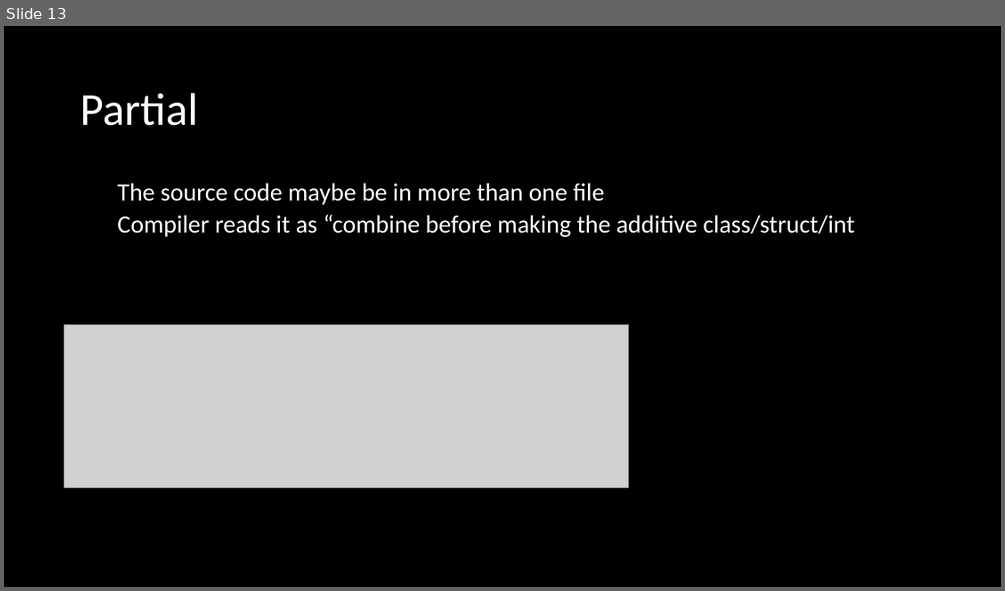
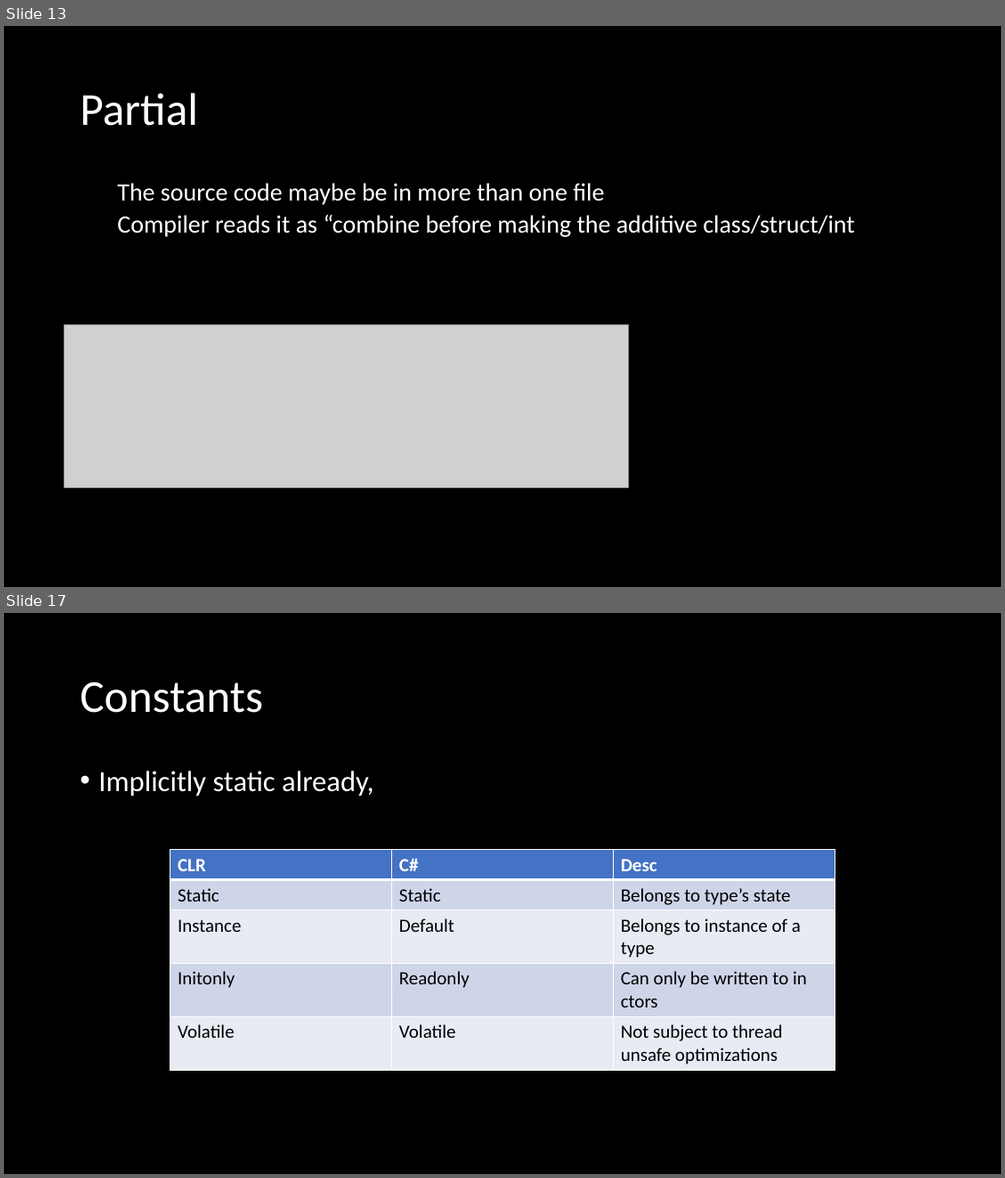
Before and after one commit to microsoft/Flash_University, a slide deck: CLR_via_CSharp/Week4/Ch5,6/Week4.pptx. Shown one above the other, each under a label of ours: slide 13 before the commit, slides 13 and 17 after it; the slides between them are not shown. The pictures are 1005x591 and 1005x1178 pixels, drawn with LibreOffice and Linux fonts; fonts in the diff are those of the drawing; grey boxes stand for pictures. Boxes give left, top, right and bottom in pixels: in the first picture for what was removed or moved away, otherwise in the second. Text is boxed around its words. In the diff, an @@ line names an element or a change of style, - is before the commit and + after.

```diff
--- a/CLR_via_CSharp/Week4/Ch5,6/Week4.pptx
+++ b/CLR_via_CSharp/Week4/Ch5,6/Week4.pptx
@@ slide 17 added at (x1=4, y1=613, x2=1001, y2=1174), background #000000 @@
@@ title added at (x1=80, y1=682, x2=263, y2=713), 44 pt, text #FFFFFF @@
+Constants
@@ text added at (x1=98, y1=771, x2=374, y2=796), 28 pt, text #FFFFFF @@
+• Implicitly static already,
@@ table added at (x1=170, y1=850, x2=834, y2=1068), 5 rows, 3 columns @@
+CLR | C# | Desc
+Static | Static | Belongs to type’s state
+Instance | Default | Belongs to instance of a type
+Initonly | Readonly | Can only be written to in ctors
+Volatile | Volatile | Not subject to thread unsafe optimizations
```
Also in this commit, not shown: 2 slides changed, 3 other slides added, 5 other files.
